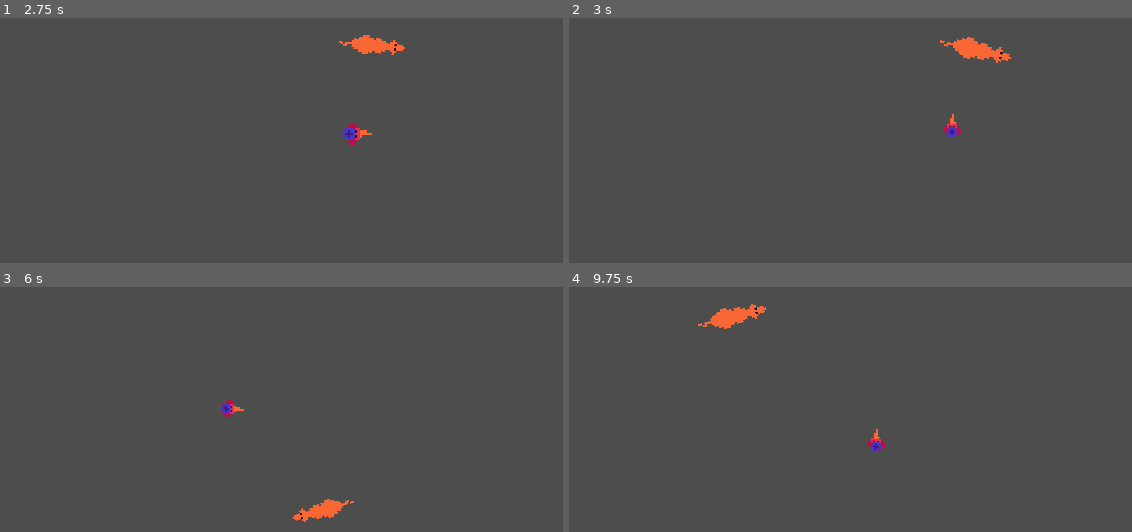
Above: before the commit, frames 1-4 (two rows, left to right).
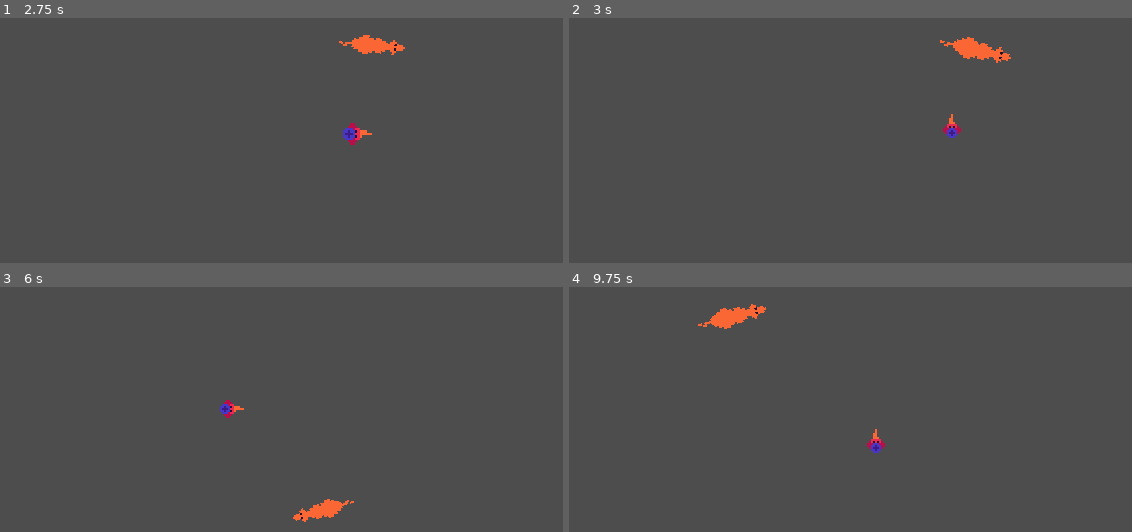
Above: after the commit, the same moments.

Repository: UHSGDC/alfred-the-dipping-bird
Game: Godot game, scene res://scenes/oasis/oasis_minigame.tscn
The game is run twice, just before and just after one commit, with the same random seed, the same clock (stepped at 60 frames per second) and the same inputs. This scene is started directly instead of the project's main scene.
Inputs:
- Up to frame 1 (2.75 s): tap Enter (minigame_tester_reinstance) at 0.5 s; hold D (right) 0.53-1.28 s; tap Space (interact) at 0.6, 1.35, 2.3 s; hold S (down) 1.28-2.03 s; hold D (right) from 2.03 s (still down); hold Backspace (minigame_tester_end) from 2.03 s (still down)
- Up to frame 2 (3 s): release D (right) at 2.78 s; release Backspace (minigame_tester_end) at 2.78 s; hold W (up) from 2.78 s (still down); tap Enter (minigame_tester_reinstance) at 2.85 s
- Up to frame 3 (6 s): tap Space (interact) at 3.05, 3.6, 4.35, 5.3 s; release W (up) at 3.53 s; hold A (left) 3.53-5.03 s; hold S (down) 5.03-5.78 s; hold Backspace (minigame_tester_end) 5.03-5.78 s; hold D (right) from 5.78 s (still down); tap Enter (minigame_tester_reinstance) at 5.85 s
- Up to frame 4 (9.75 s): tap Space (interact) at 6.05, 6.6, 7.35, 8.3, 9.05, 9.6 s; release D (right) at 6.53 s; hold W (up) 6.53-7.28 s; hold D (right) 7.28-8.03 s; hold S (down) 8.03-8.78 s; hold Backspace (minigame_tester_end) 8.03-8.78 s; hold A (left) 8.78-9.53 s; tap Enter (minigame_tester_reinstance) at 8.85 s; hold W (up) from 9.53 s (still down)

Frame 1 is identical in both runs. In frame 2, less than 0.1% of the frame differs, in the area x 66-70%, y 39-49%; in frame 3, less than 0.1%; in frame 4, less than 0.1%, in the area x 52-56%, y 57-68%.

Commit message:
Fixed known player mount bug
- Fixed bug where player couldnt mount camel if the camel was detected before the player jumped. Now the player can mount a camel that it is touching by jumping.
- Also added default blend time to player animation player
- Added velocity to player after dismounting in direction of input
- Switched idle and walk animation if statements to make the code default to using the idle animation, not the walk animation, if it reached the else statement.

Diff:
--- a/scenes/oasis/player.tscn
+++ b/scenes/oasis/player.tscn
@@ -264,5 +264,6 @@
 libraries = {
 "": SubResource("AnimationLibrary_1uo27")
 }
+playback_default_blend_time = 0.2
 
 [connection signal="body_entered" from="CamelDetector" to="." method="_on_camel_detector_body_entered"]
--- a/scripts/oasis/player.gd
+++ b/scripts/oasis/player.gd
@@ -16,6 +16,7 @@
 
 @onready var bird_sprite: Sprite2D = $BirdSprite
 @onready var anim_player: AnimationPlayer = $AnimationPlayer
+@onready var camel_detector: Area2D = $CamelDetector
 
 
 func _physics_process(delta: float) -> void:
@@ -40,8 +41,11 @@
 
 
 func jump() -> void:
-	if camel:
+	if camel: # Dismount camel
 		camel = null
+	elif camel_detector.get_overlapping_bodies(): # Allow player to instantly mount camel after jumping
+		camel = camel_detector.get_overlapping_bodies()[0]
+
 	in_air = true
 	anim_player.play("jump")
 	await anim_player.animation_finished
@@ -55,10 +59,10 @@
 			anim_player.play("ride")
 	elif in_air:
 		anim_player.play("jump")
-	elif velocity == Vector2.ZERO:
+	elif velocity != Vector2.ZERO:
+		anim_player.play("walk")
+	else:
 		anim_player.play("idle")
-	else:
-		anim_player.play("walk")
 
 
 func camel_move(_delta: float) -> void:
@@ -106,7 +110,10 @@
 	var old_value := camel
 	camel = value
 
+	# If dismounting camel
 	if old_value:
+		# Give player velocity after dismounting based off input.
+		velocity = Input.get_vector("left", "right", "up", "down") * max_ground_speed
 		add_collision_exception_with(old_value)
 		await get_tree().create_timer(same_camel_collision_cooldown).timeout
 		remove_collision_exception_with(old_value)
